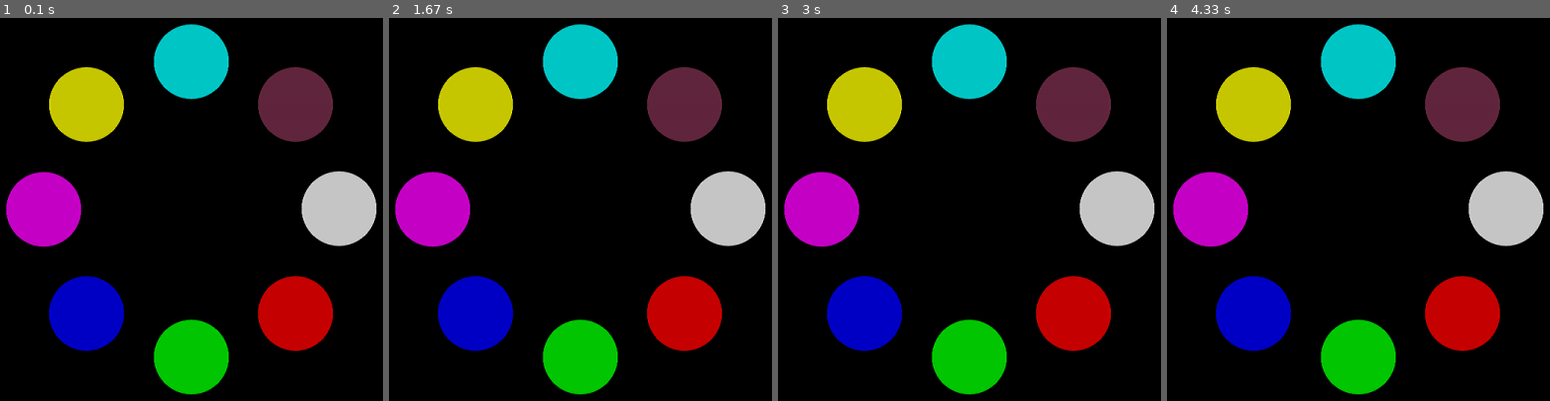
Above: before the commit, frames 1-4 (left to right).
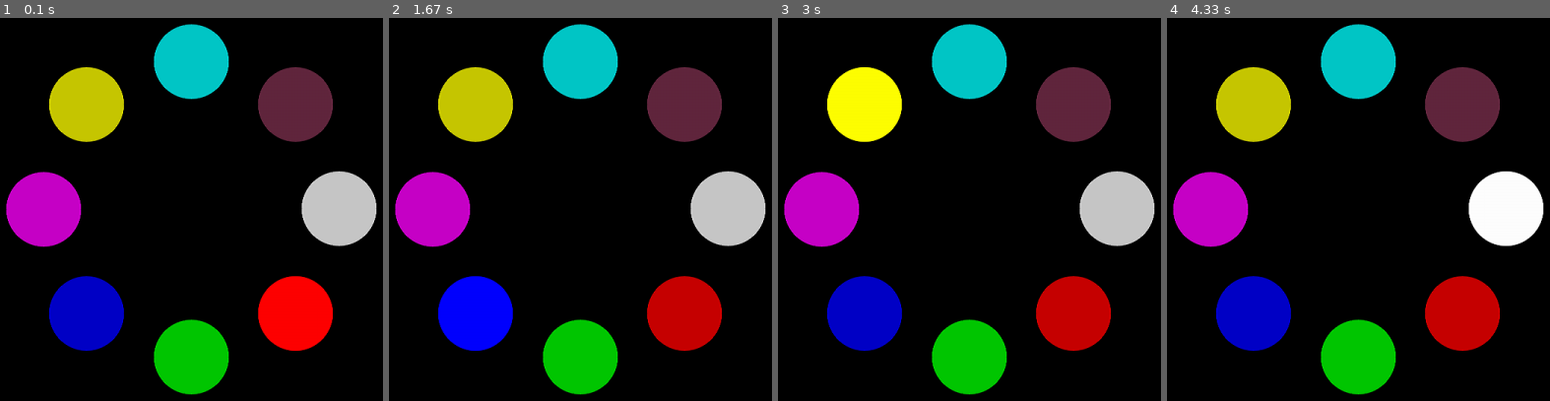
Above: after the commit, the same moments.

Repository: arieltl/genius-pygame
Game: pygame game, started from genius.py
The game is run twice, just before and just after one commit, with the same random seed, the same clock (stepped at 60 frames per second) and the same inputs.
Inputs (mouse positions are in pixels of both pictures, inside the frame that each line leads up to):
- Up to frame 1 (0.1 s): no input
- Up to frame 2 (1.67 s): no input
- Up to frame 3 (3 s): press the mouse at (938, 109) at 1.87 s; move the mouse to (1122, 270) at 1.97 s; release the mouse at (outside the picture) at 2.1 s
- Up to frame 4 (4.33 s): no input

The runs differ from the first frame. In frame 1, 3.0% of the frame differs, in the area x 67-87%, y 67-87%; in frame 2, 3.0%; in frame 3, 3.0%; in frame 4, 3.0%, in the area x 78-99%, y 40-60%.

Commit message:
adicionado nova funcionalidade
Adicionamos a função que da play na sequencia

Diff:
--- a/main_game.py
+++ b/main_game.py
@@ -5,8 +5,21 @@
 from support_classes import Circle, Note
 from CONFIG import HEIGHT,WIDTH, DRAW_RADIUS, COLORS, FREQUENCIES
 
+sequence = [0, 2, 4, 1, 7, 5, 4]
+input_sequence = []
+circles = []
+actions_list = []
 
-circles = []
+def play_sequence(window):
+    global actions_list
+    actions = []
+    for i in sequence:
+        action = {"function": circles[i].flash, "arguments": (window,), "delay": 0}
+        action2 = {"function": draw_scene, "arguments": (window,), "delay": 1000}
+        actions.append(action)
+        actions.append(action2)
+    actions_list += actions
+
 def draw_scene(window):
         window.fill((0, 0, 0))
         for circle in circles:
@@ -35,11 +48,11 @@
     game = True
     clock = pygame.time.Clock()
     FPS = 30
-    actions_list = []
     running_action = False
     draw_scene(window)
     delay = 0
     timer = 0
+    play_sequence(window)
     while game:
         # ----- Trata eventos
         dt = clock.tick(FPS)
